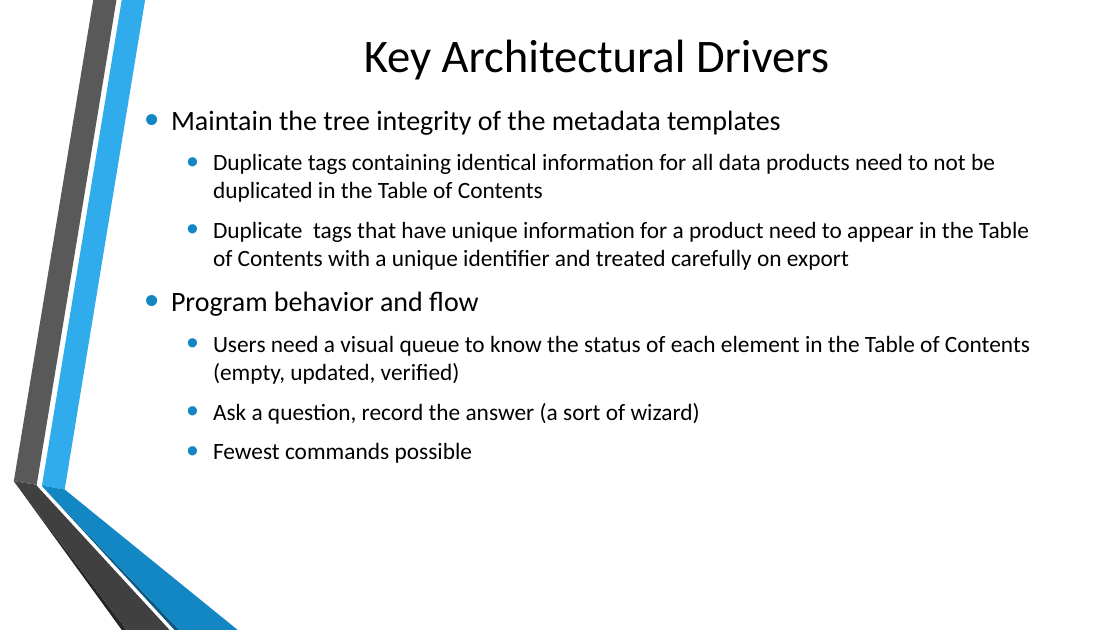
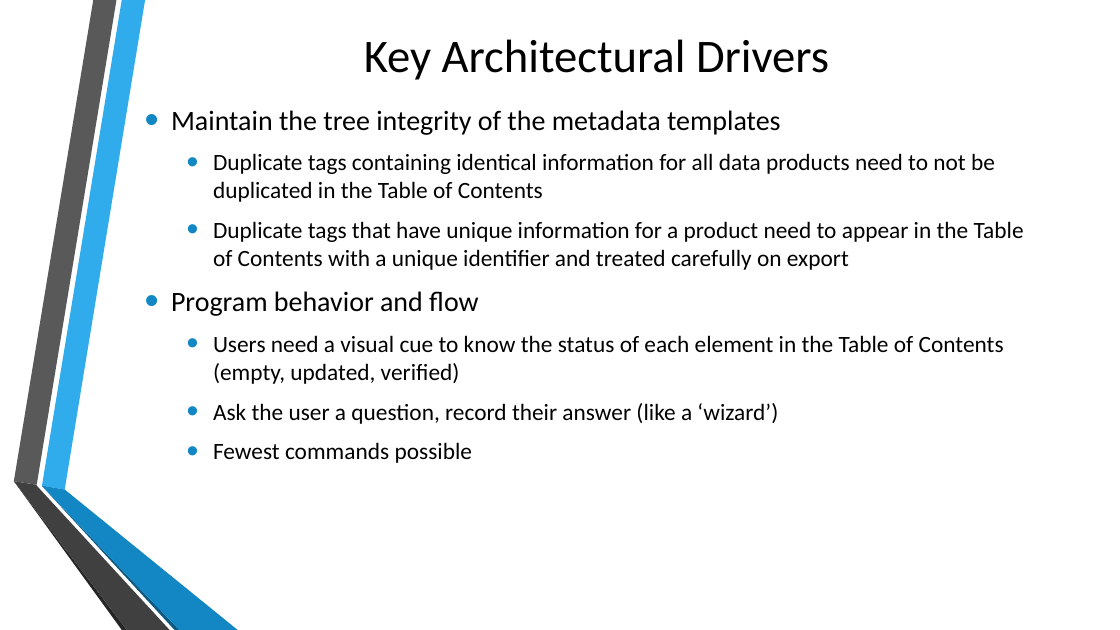
Before and after one commit to NMSU-SDev/team-FE, a slide deck: slide 3 of trunk/docs/TeamFE-ArchPresentation.pptx. Drawn at 1120x630 pixels with LibreOffice and Linux fonts; fonts in the diff are those of the drawing; background and template pictures are left out. Boxes give left, top, right and bottom in pixels: in the first picture for what was removed or moved away, otherwise in the second. Text is boxed around its words. In the diff, an @@ line names an element or a change of style, - is before the commit and + after.

```diff
--- a/trunk/docs/TeamFE-ArchPresentation.pptx
+++ b/trunk/docs/TeamFE-ArchPresentation.pptx
@@ text at (213, 335, 1004, 424): text changed @@
-  • Users need a visual queue to know the status of each element in the Table of Contents (empty, updated, verified)
-  • Ask a question, record the answer (a sort of wizard)
+  • Users need a visual cue to know the status of each element in the Table of Contents (empty, updated, verified)
+  • Ask the user a question, record their answer (like a ‘wizard’)
```
Also in this commit, not shown: 4 other slides changed, 1 other file.
